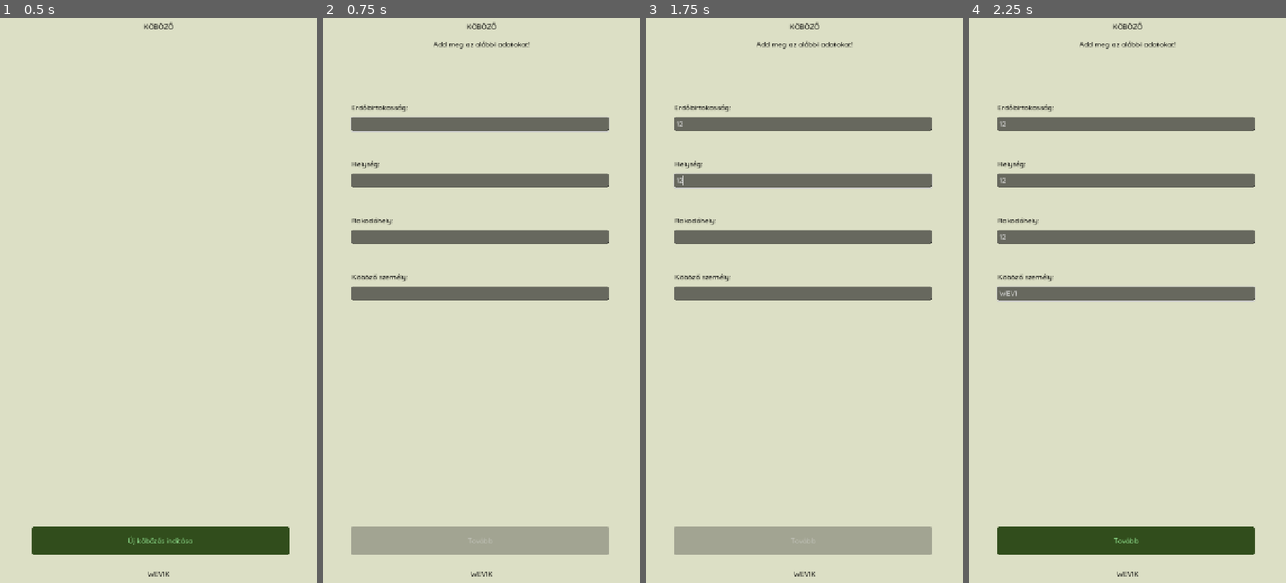
Above: before the commit, frames 1-4 (left to right).
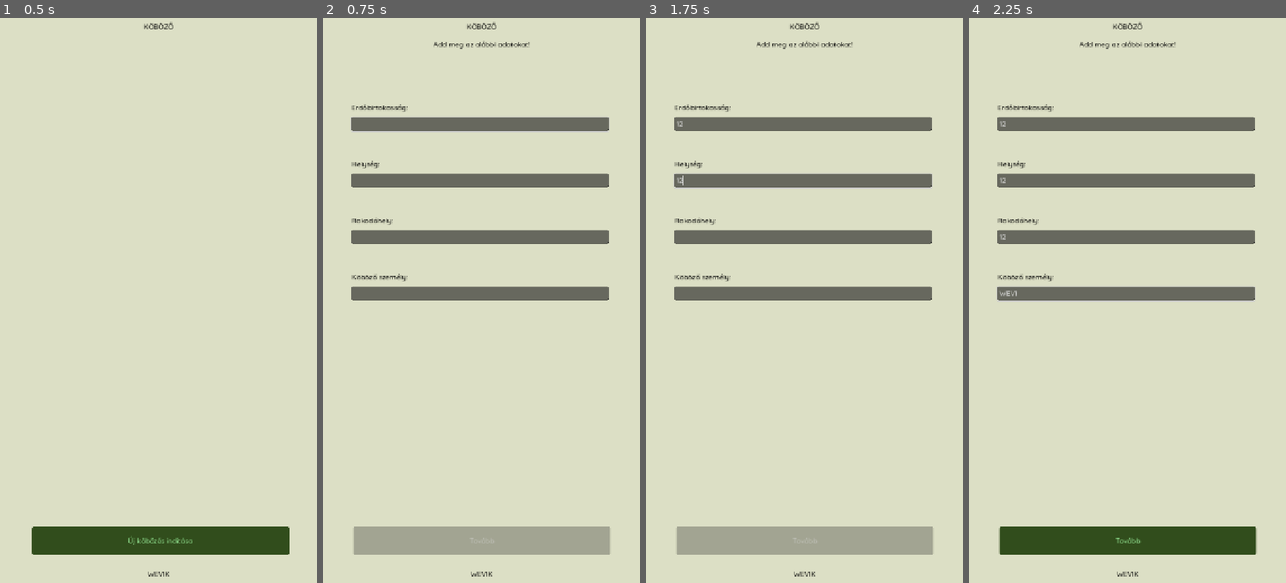
Above: after the commit, the same moments.

Repository: rolika/kob_g
Game: Godot game, scene res://main.tscn
The game is run twice, just before and just after one commit, with the same random seed, the same clock (stepped at 60 frames per second) and the same inputs. The engine's default icon, where the game draws it, is replaced by a stand-in: a white triangle on a blue panel in a dark square.
Inputs (mouse positions are in pixels of both pictures, inside the frame that each line leads up to):
- Up to frame 1 (0.5 s): no input
- Up to frame 2 (0.75 s): click "Új köbözés indítása" at 0.5 s
- Up to frame 3 (1.75 s): click (801, 125) at 1.27 s; type "12" at 1.35 s; click (801, 181) at 1.5 s; type "12" at 1.58 s; click (801, 238) at 1.73 s
- Up to frame 4 (2.25 s): type "12" at 1.82 s; click (1124, 294) at 2.02 s; type "WEVIK" at 2.1 s

Frame 1 is identical in both runs. In frame 2, less than 0.1% of the frame differs, in the area x 8-91%, y 90-95%; in frame 3, less than 0.1%; in frame 4, 0.1%.

Commit message:
relocate button

Diff:
--- a/scenes/session.tscn
+++ b/scenes/session.tscn
@@ -75,9 +75,9 @@
 offset_bottom = 640.0
 
 [node name="SubmitButton" type="Button" parent="."]
-offset_left = 64.0
+offset_left = 68.0
 offset_top = 1152.0
-offset_right = 648.0
+offset_right = 652.0
 offset_bottom = 1216.0
 disabled = true
 text = "Tovább"
